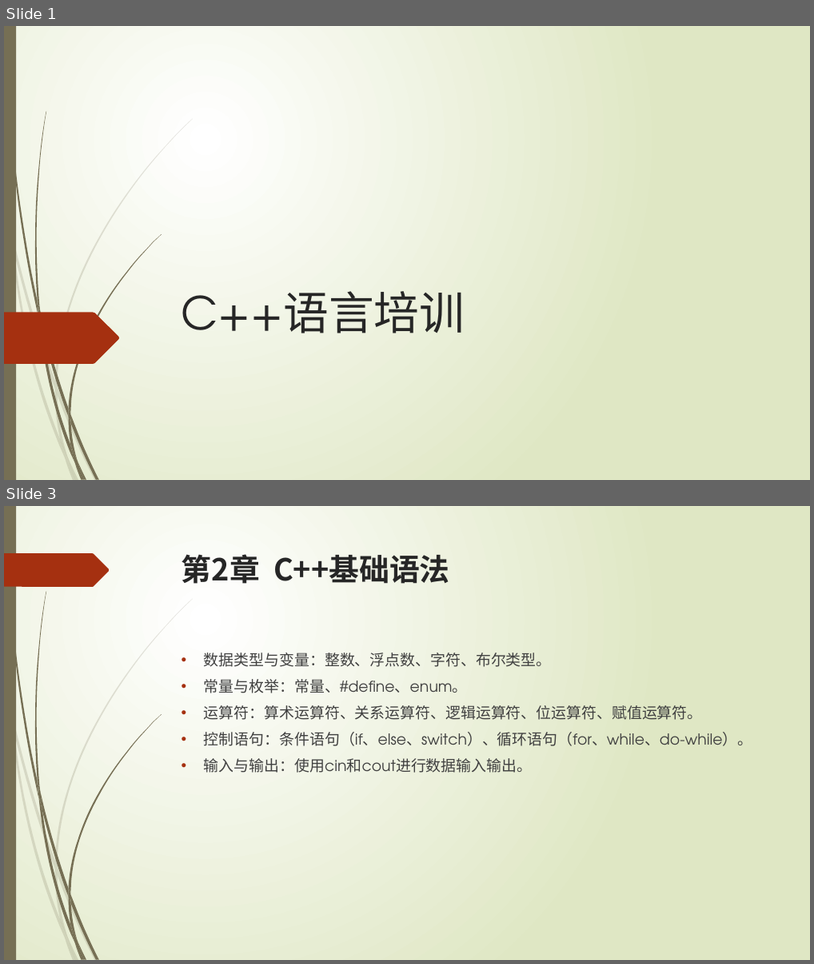
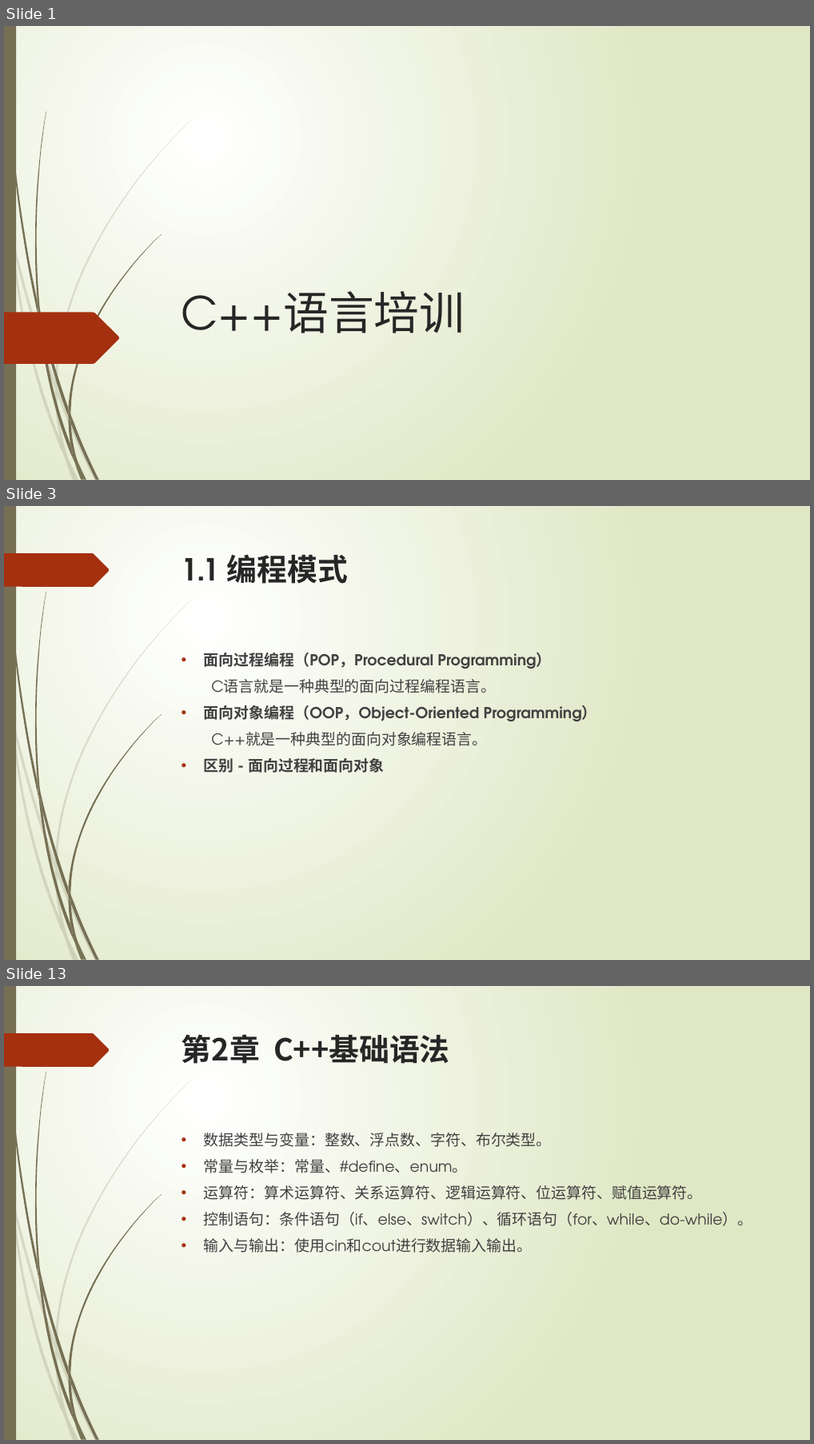
Before and after one commit to liuty2006/learn, a slide deck: learn_cpp/docs/C++语言培训.pptx. Shown one above the other, each under a label of ours: slides 1 and 3 before the commit, slides 1, 3 and 13 after it; the slides between them are not shown. The pictures are 814x964 and 814x1444 pixels, drawn with LibreOffice and Linux fonts; fonts in the diff are those of the drawing. Boxes give left, top, right and bottom in pixels: in the first picture for what was removed or moved away, otherwise in the second. Text is boxed around its words. In the diff, an @@ line names an element or a change of style, - is before the commit and + after.

```diff
--- a/learn_cpp/docs/C++语言培训.pptx
+++ b/learn_cpp/docs/C++语言培训.pptx
@@ slide 3 added at bbox=[4, 506, 810, 960], background gradient #FFFFFF to #DFE8C4; not listed: 24 template elements that a slide beside it also shows @@
@@ title added at bbox=[182, 554, 348, 584], 36 pt, text #262626, bold @@
+1.1 编程模式
@@ text added at bbox=[204, 652, 598, 772], 18 pt, text #404040, bold @@
+• 面向过程编程（POP，Procedural Programming）
+C语言就是一种典型的面向过程编程语言。
+• 面向对象编程（OOP，Object-Oriented Programming）
+C++就是一种典型的面向对象编程语言。
+• 区别 - 面向过程和面向对象
@@ what was slide 3 is now slide 13 @@
```
Also in this commit, not shown: 1 slide changed, 9 other slides added, 1 other file.
